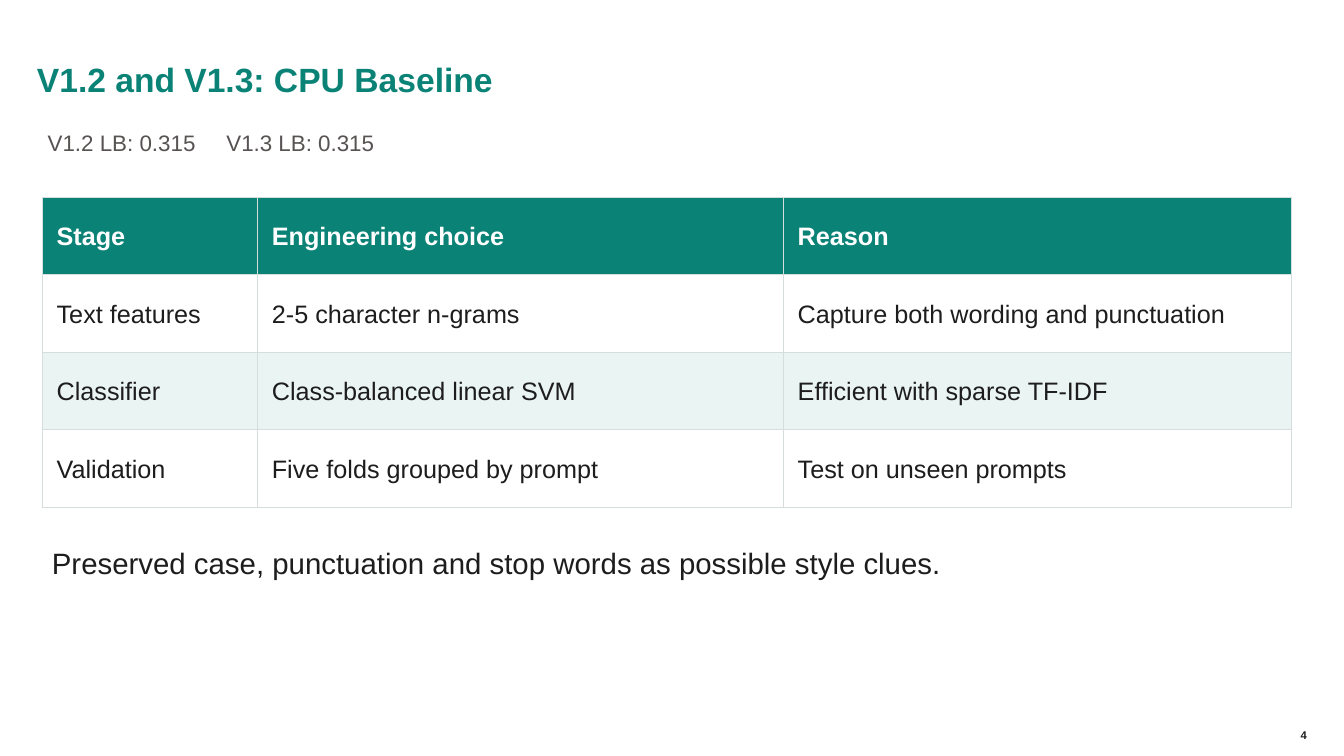
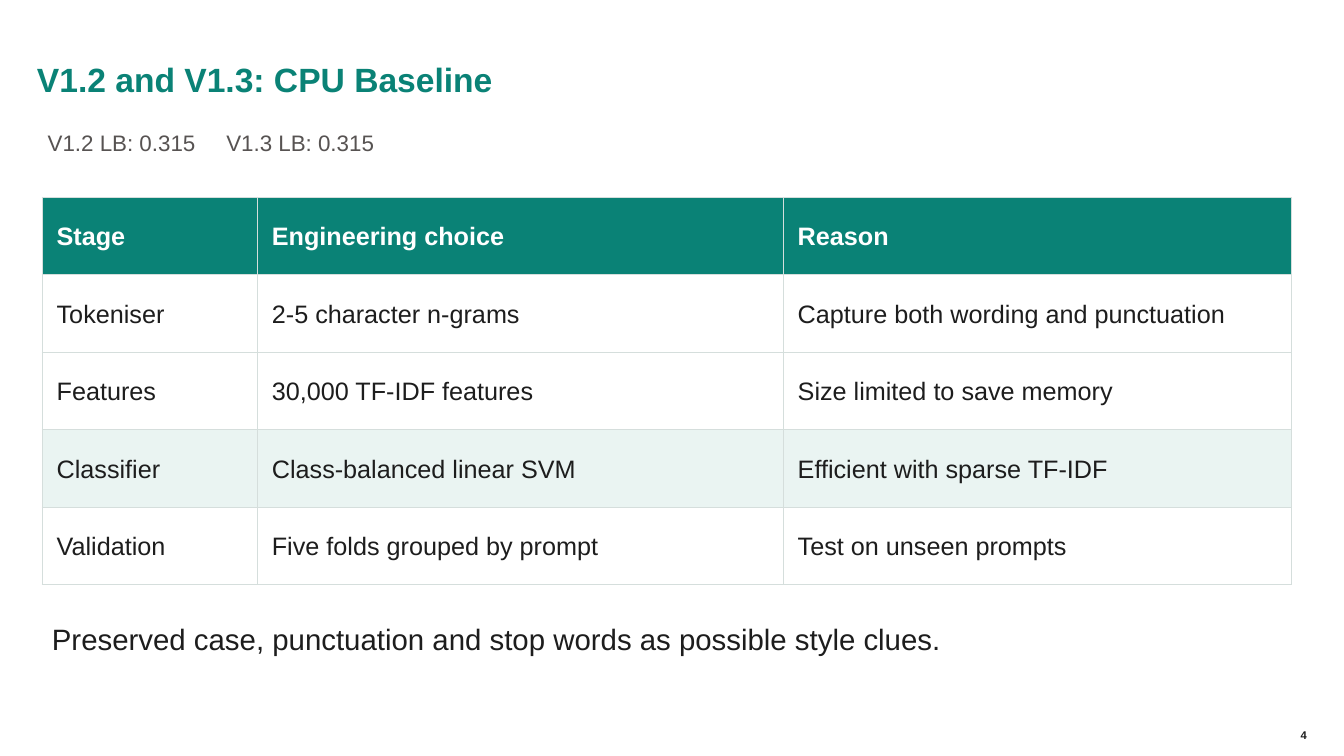
Before and after one commit to MarkFitzgibbon/Name_That_LLM, a slide deck: slide 4 of LLM Submitted Notebooks/Name That LLM Presentation - Mark Fitzgibbon - Draft 2.pptx. Drawn at 1344x756 pixels with LibreOffice and Linux fonts; fonts in the diff are those of the drawing; background and template pictures are left out. Boxes give left, top, right and bottom in pixels: in the first picture for what was removed or moved away, otherwise in the second. Text is boxed around its words. In the diff, an @@ line names an element or a change of style, - is before the commit and + after.

```diff
--- a/LLM Submitted Notebooks/Name That LLM Presentation - Mark Fitzgibbon - Draft 2.pptx
+++ b/LLM Submitted Notebooks/Name That LLM Presentation - Mark Fitzgibbon - Draft 2.pptx
@@ table at [42,198,1293,585] @@
-row 2: Text features | 2-5 character n-grams | Capture both wording and punctuation
+row 2: Tokeniser | 2-5 character n-grams | Capture both wording and punctuation
+row 3: Features | 30,000 TF-IDF features | Size limited to save memory
@@ text "Preserved case, punctuation and stop ...": place and size @@
-text "Preserved case, punctuation and stop ..." at [52,552,941,579]
+text "Preserved case, punctuation and stop ..." at [52,628,941,656]
```
Also in this commit, not shown: 6 other slides changed, 1 slide added.
